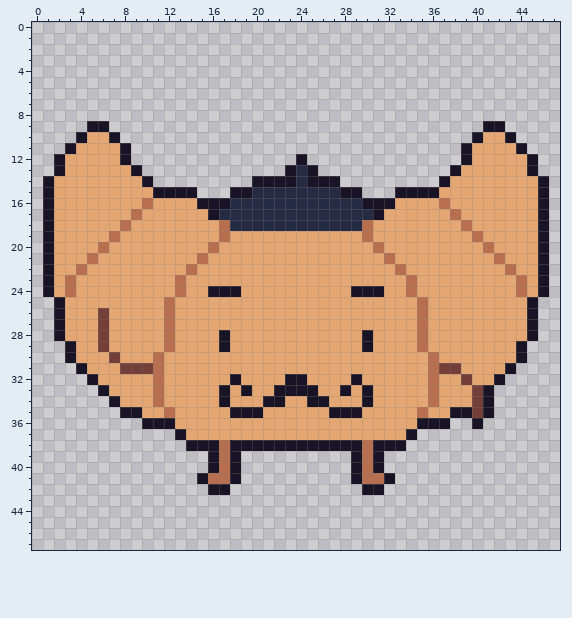
Edited in one commit: pixel-art file (assets/characters/Monsieur Croissant.aseprite). The picture above is the old version.
48x48 pixels, 1 frame.
Once edited:
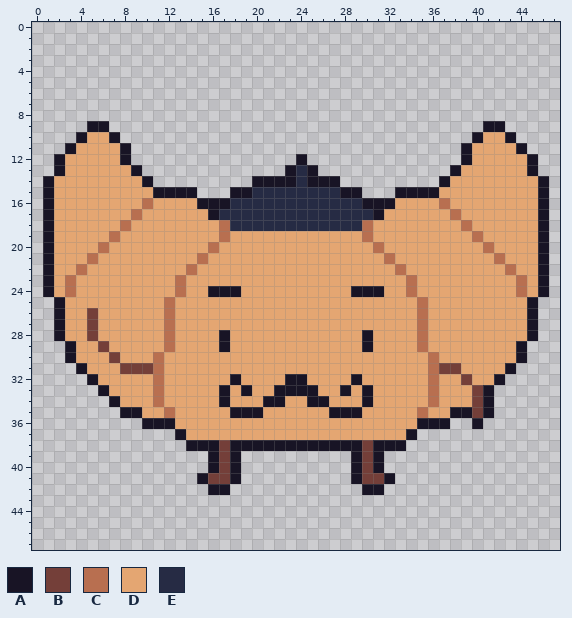
Palette (. is transparent): A #181425  B #743f39  C #b86f50  D #e4a672  E #262b44
Edits made:
{"y":26,"x":5,"old":"DB","new":"BD"}
{"y":27,"x":5,"old":"DB","new":"BD"}
{"y":28,"x":5,"old":"DB","new":"BD"}
{"y":38,"x":17,"old":"C","new":"B"}
{"y":38,"x":30,"old":"C","new":"B"}
{"y":39,"x":17,"old":"C","new":"B"}
{"y":39,"x":30,"old":"C","new":"B"}
{"y":40,"x":17,"old":"C","new":"B"}
{"y":40,"x":30,"old":"C","new":"B"}
{"y":41,"x":16,"old":"CC","new":"BB"}
{"y":41,"x":30,"old":"CC","new":"BB"}
{"label":"changed","picture_box":[87,308,109,341]}
{"label":"changed","picture_box":[208,440,230,484]}
{"label":"changed","picture_box":[362,440,384,484]}
